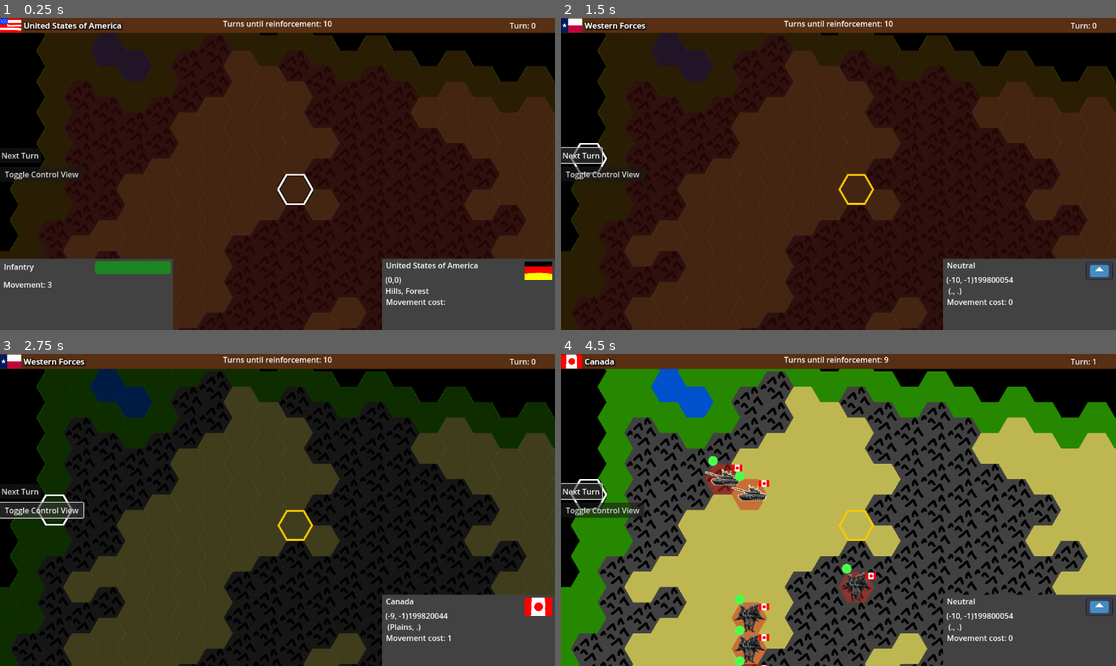
Above: before the commit, frames 1-4 (two rows, left to right).
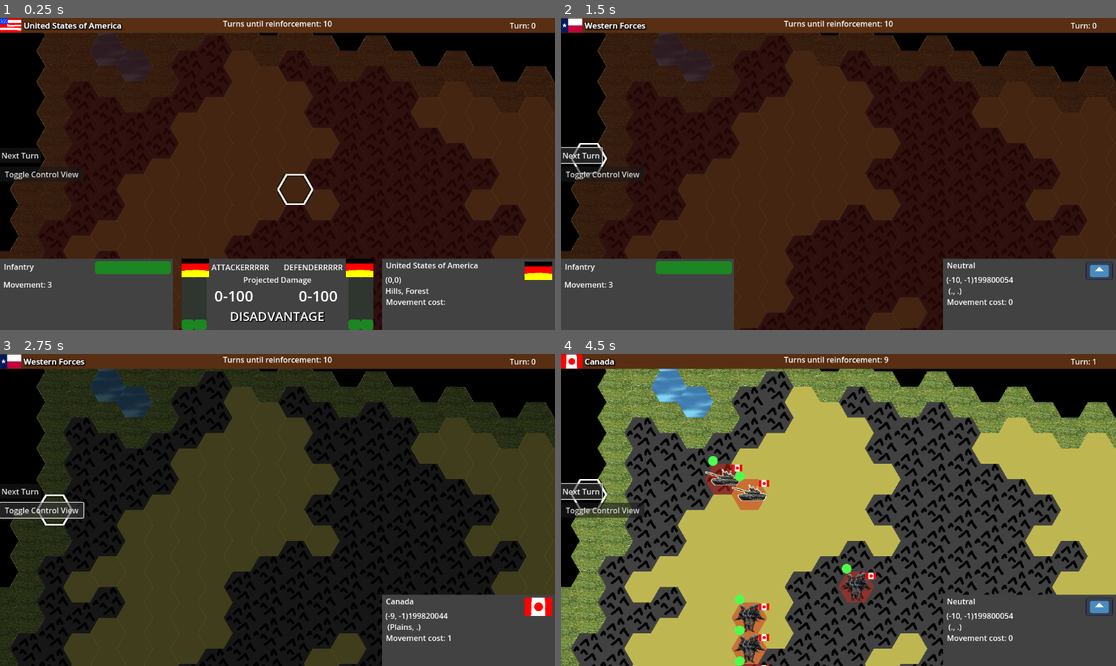
Above: after the commit, the same moments.

Repository: kralinc/cw2100game
Game: Godot game, scene res://root.tscn
Two runs of this game, one before a commit and one after it. Both use one fixed random seed, a clock stepped at 60 frames per second and the inputs below. The engine's default icon, where the game draws it, is replaced by a stand-in: a white triangle on a blue panel in a dark square.
Inputs:
- Up to frame 1 (0.25 s): no input
- Up to frame 2 (1.5 s): click "Next Turn" at 0.5 s; click "Next Turn" at 1.25 s
- Up to frame 3 (2.75 s): click "Toggle Control View" at 2 s
- Up to frame 4 (4.5 s): click "Toggle Control View" at 2.75 s; click "Toggle Control View" at 3.5 s; click "Next Turn" at 4.25 s

The runs differ from the first frame. In frame 1, 8.0% of the frame differs, in the area x 1-100%, y 4-100%; in frame 2, 7.4%; in frame 3, 7.9%; in frame 4, 15%, in the area x 0-100%, y 4-100%.

Commit message:
all kinds of stuff

Diff:
--- /dev/null
+++ b/CombatData.gd
@@ -0,0 +1,10 @@
+extends Resource
+
+class_name CombatData
+
+var attackerCell:CellData
+var defenderCell:CellData
+var attackerMinDamage:float
+var attackerMaxDamage:float
+var defenderMinDamage:float
+var defenderMaxDamage:float
--- a/CombatHelper.gd
+++ b/CombatHelper.gd
@@ -2,38 +2,42 @@
 
 class_name CombatHelper
 
-static func calculateCombatProbability(attackerCell:CellData, defenderCell:CellData) -> Dictionary:
-	var result:Dictionary
-	result["attackerMin"] = 1.0
-	result["attackerMax"] = 60.0
-	result["defenderMin"] = 1.0
-	result["defenderMax"] = 75.0
-	return result
+static func getCombatData(attackerCell:CellData, defenderCell:CellData) -> CombatData:
+	var data:CombatData = CombatData.new()
+	data.attackerCell = attackerCell
+	data.defenderCell = defenderCell
+
+	data.attackerMinDamage = 5
+	data.attackerMaxDamage = 60
+	data.defenderMinDamage = 5
+	data.defenderMaxDamage = 70
+
+	if attackerCell.unit.hasAdvantageAgainst(defenderCell.unit):
+		data.defenderMinDamage *= 1.1
+		data.defenderMaxDamage *= 1.1
+	elif defenderCell.unit.hasAdvantageAgainst(attackerCell.unit):
+		data.attackerMinDamage *= 1.1
+		data.attackerMaxDamage *= 1.1
+
+	data.attackerMaxDamage *= (1 + (defenderCell.movementCost - 1 ) / 3) #Terrain advantage for defender
+
+	return data
 
 static func attack(attackerCell:CellData, defenderCell:CellData) -> CombatResult:
 	Global.mapUnits[attackerCell.unit.mapUnitId].doAttackAnimation()
 	Global.mapUnits[defenderCell.unit.mapUnitId].doAttackAnimation()
+	var combatData = getCombatData(attackerCell, defenderCell)
 
-	var probabilities = calculateCombatProbability(attackerCell, defenderCell)
 	var result = CombatResult.new()
 	result.attackerCell = attackerCell
 	result.defenderCell = defenderCell
 	result.attackerUnit = attackerCell.unit
 	result.defenderUnit = defenderCell.unit
-
-	result.attackerDamage = calculateDamage(defenderCell.unit, attackerCell.unit)
-	result.defenderDamage = calculateDamage(attackerCell.unit, defenderCell.unit)
+	result.attackerDamage = randf_range(combatData.attackerMinDamage, combatData.attackerMaxDamage)
+	result.defenderDamage = randf_range(combatData.defenderMinDamage, combatData.defenderMaxDamage)
 	attackerCell.unit.hp -= result.attackerDamage
 	defenderCell.unit.hp -= result.defenderDamage
 
 	result.attackerDead = (attackerCell.unit.hp < 0)
 	result.defenderDead = (defenderCell.unit.hp < 0)
 	return result
-
-static func calculateDamage(a:Unit, b:Unit):
-	var probability = randf_range(5, 50)
-	#Roll with advantage, roll 2 pick the higher one
-	if (a.type.advantageVersus == b.type.name):
-		var probability2 = randf_range(5, 75)
-		return max(probability, probability2)
-	return probability
--- a/HUDController.gd
+++ b/HUDController.gd
@@ -24,18 +24,18 @@
 	$TileInfo/Flag.texture = null if faction == null else faction.flag
 	$TileInfo/MoveCostLabel.text = "Movement cost: %s" % data.movementCost
 
-	if (data.unit != null):
-		setUnitInfo(data.unit)
-	else:
-		$UnitInfo.visible = false
+
+func _on_map_unit_info_data(data: Unit) -> void:
+	setUnitInfo(data)
 
 func setUnitInfo(unit:Unit) -> void:
-	$UnitInfo.visible = true
-	$UnitInfo/UnitTypeLabel.text = unit.type.name
-	$UnitInfo/HealthBar.value = unit.hp
-	var healthPercentage:float = unit.hp / 100.0
-	$UnitInfo/HealthBar.modulate = Color(1 - healthPercentage, healthPercentage, 0)
-	$UnitInfo/MovementLabel.text = "Movement: %s" % unit.movePoints
+	if (unit == null):
+		$UnitInfo.visible = false
+	else:
+		$UnitInfo.visible = true
+		$UnitInfo/UnitTypeLabel.text = unit.type.name
+		setHealthBar($UnitInfo/HealthBar, unit.hp)
+		$UnitInfo/MovementLabel.text = "Movement: %s" % unit.movePoints
 
 func setPlayerInfo() -> void:
 	$TopPanel/NameLabel.text = Global.factions[Global.currentPlayer].fullName
@@ -46,3 +46,39 @@
 
 func _on_map_next_turn() -> void:
 	setPlayerInfo()
+
+
+func _on_map_combat_panel_data(data: CombatData) -> void:
+	if data == null:
+		$CombatPanel.visible = false
+	else:
+		$CombatPanel.visible = true
+		var attackerUnit:Unit = data.attackerCell.unit
+		var defenderUnit:Unit = data.defenderCell.unit
+		var attackerFaction:Faction = Global.factions[attackerUnit.faction]
+		var defenderFaction:Faction = Global.factions[defenderUnit.faction]
+		$CombatPanel/AttackerFlag.texture = attackerFaction.flag
+		$CombatPanel/DefenderFlag.texture = defenderFaction.flag
+		$CombatPanel/AttackerLabel.text = attackerUnit.type.name
+		$CombatPanel/DefenderLabel.text = defenderUnit.type.name
+		setHealthBar($CombatPanel/AttackerHealthBarHigh, attackerUnit.hp - data.attackerMinDamage)
+		setHealthBar($CombatPanel/AttackerHealthBarLow, attackerUnit.hp - data.attackerMaxDamage)
+		$CombatPanel/AttackerDamageLabel.text = "%d - %d" % [data.attackerMinDamage, data.attackerMaxDamage]
+		setHealthBar($CombatPanel/DefenderHealthBarHigh, defenderUnit.hp - data.defenderMinDamage)
+		setHealthBar($CombatPanel/DefenderHealthBarLow, defenderUnit.hp - data.defenderMaxDamage)
+		$CombatPanel/DefenderDamageLabel.text = "%d - %d" % [data.defenderMinDamage, data.defenderMaxDamage]
+
+		$CombatPanel/AdvantageLabel.visible = true
+		if attackerUnit.hasAdvantageAgainst(defenderUnit):
+			$CombatPanel/AdvantageLabel.text = "ADVANTAGE"
+			$CombatPanel/AdvantageLabel.modulate = Color(0,1,0)
+		elif defenderUnit.hasAdvantageAgainst(attackerUnit):
+			$CombatPanel/AdvantageLabel.text = "DISADVANTAGE"
+			$CombatPanel/AdvantageLabel.modulate = Color(1,0,0)
+		else:
+			$CombatPanel/AdvantageLabel.visible = false
+
+func setHealthBar(bar:ProgressBar, value:float):
+	var healthPercentage = value / 100.0
+	bar.modulate = Color(1 - healthPercentage, healthPercentage, 0)
+	bar.value = value
--- a/Map.gd
+++ b/Map.gd
@@ -1,6 +1,8 @@
 extends Node2D
 
 signal hover_data(data:CellData)
+signal combat_panel_data(data:CombatData)
+signal unit_info_data(data:Unit)
 signal next_turn()
 
 var hoveredCell = Vector2i()
@@ -27,19 +29,32 @@
 	if event is InputEventMouseMotion:
 		var global_pos = get_global_mouse_position()
 		var pos_hovered = $Terrain.local_to_map(global_pos)
-		if (Global.mapData.has(pos_hovered)):
-			hover_data.emit(Global.mapData[pos_hovered])
-		else:
-			hover_data.emit(Global.getEmptyCell(pos_hovered))
-		hoveredCell = pos_hovered
+		if hoveredCell != pos_hovered:
+			if (Global.mapData.has(pos_hovered)):
+				hover_data.emit(Global.mapData[pos_hovered])
+				if (Global.mapData[pos_hovered].unit != null and getUnitVisible(pos_hovered)):
+					unit_info_data.emit(Global.mapData[pos_hovered].unit)
+				else:
+					unit_info_data.emit(null)
+				if (selectedUnit != null and cellContainsEnemyUnit(pos_hovered) and getUnitVisible(pos_hovered)):
+					var combatData = CombatHelper.getCombatData(Global.mapData[selectedUnit.position], Global.mapData[pos_hovered])
+					combat_panel_data.emit(combatData)
+				else:
+					combat_panel_data.emit(null)
+			else:
+				hover_data.emit(Global.getEmptyCell(pos_hovered))
+				combat_panel_data.emit(null)
+			hoveredCell = pos_hovered
 
 func doHighlight():
 	$Highlight.clear()
 	if (clickedCell != null):
 		doClickedHighlight(clickedCell)
 	highlightMoveRange()
+	if (selectedUnit != null or (selectedUnit == null and cellContainsFriendlyUnit(hoveredCell))):
+		var unit = selectedUnit if selectedUnit != null else Global.mapData[hoveredCell].unit
+		doPathHighlight(unit)
 	if (selectedUnit != null):
-		doPathHighlight()
 		doHoverPathHighlight()
 	$Highlight.set_cell(hoveredCell, 0, Vector2(0,0))
 
@@ -48,8 +63,8 @@
 	$Highlight.set_cell(pos_clicked, 0, Vector2i(0,0), 1)
 	clickedCell = pos_clicked
 
-func doPathHighlight():
-	for cell in selectedUnit.movePath:
+func doPathHighlight(unit:Unit):
+	for cell in unit.movePath:
 		$Highlight.set_cell(cell, 0, Vector2i(0,0), 3)
 
 func doHoverPathHighlight():
@@ -230,10 +245,10 @@
 	return Global.terrain["NONE"] if tileData == null else Global.terrain[tileData.get_custom_data("name")]
 
 func cellContainsEnemyUnit(pos):
-	return Global.mapData.has(pos) and Global.mapData[pos].unit != null and selectedUnit != null and Global.mapData[pos].unit.faction != selectedUnit.faction
+	return Global.mapData.has(pos) and Global.mapData[pos].unit != null and Global.mapData[pos].unit.faction != Global.currentPlayer
 
 func cellContainsFriendlyUnit(pos):
-	return Global.mapData.has(pos) and Global.mapData[pos].unit != null and selectedUnit != null and Global.mapData[pos].unit.faction == selectedUnit.faction
+	return Global.mapData.has(pos) and Global.mapData[pos].unit != null and Global.mapData[pos].unit.faction == Global.currentPlayer
 
 func clearHighlights():
 	clickedCell = null
@@ -270,6 +285,9 @@
 	var cellData = Global.mapData[cell]
 	Global.mapUnits[cellData.unit.mapUnitId].visible = visible
 	Global.hgh.setCellOccupied(cell, visible)
+
+func getUnitVisible(cell:Vector2i):
+	return Global.mapData.has(cell) and Global.mapData[cell].unit != null and $FOW.get_cell_tile_data(cell) == null
 
 func nextTurnUnitSetup(player:int):
 	for id in Global.mapUnits:
@@ -295,6 +313,7 @@
 
 	nextTurnFogOfWar(Global.currentPlayer)
 	nextTurnUnitSetup(Global.currentPlayer)
+	clearHighlights()
 
 	next_turn.emit()
 
--- a/Unit.gd
+++ b/Unit.gd
@@ -12,3 +12,6 @@
 #delete these
 #var defaultMovePoints:int
 #var name:String
+
+func hasAdvantageAgainst(other:Unit):
+	return type.advantageVersus == other.type.name
--- a/root.tscn
+++ b/root.tscn
@@ -9,6 +9,9 @@
 [ext_resource type="Texture2D" uid="uid://ca2eygog0jy3n" path="res://assets/otherflagtest.png" id="4_wtva4"]
 [ext_resource type="Texture2D" uid="uid://bknh2u8xwctne" path="res://assets/hex_white.png" id="5_k048e"]
 [ext_resource type="Texture2D" uid="uid://bn1y5f27it6u8" path="res://assets/soldier.png" id="7_602uu"]
+[ext_resource type="Shader" path="res://tile.gdshader" id="7_mgtbv"]
+[ext_resource type="Texture2D" uid="uid://c5m1sy60jusm7" path="res://assets/grass2.png" id="8_bhfvc"]
+[ext_resource type="Texture2D" uid="uid://8j7pyfgrf322" path="res://assets/water_128px.png" id="9_2h1s5"]
 [ext_resource type="PackedScene" uid="uid://6m37eo4vu10a" path="res://unit.tscn" id="9_7ffpw"]
 [ext_resource type="Shader" path="res://hex_outline.gdshader" id="9_tmbs5"]
 [ext_resource type="Texture2D" uid="uid://54pivf6vx4mw" path="res://assets/tank.png" id="10_gobwl"]
@@ -26,6 +29,23 @@
 shadow_size = 10
 shadow_color = Color(0, 0, 0, 0.560784)
 
+[sub_resource type="LabelSettings" id="LabelSettings_mb5gn"]
+font_size = 31
+shadow_size = 0
+
+[sub_resource type="LabelSettings" id="LabelSettings_uvybh"]
+font_size = 26
+shadow_size = 4
+shadow_color = Color(0, 0, 0, 1)
+
+[sub_resource type="ShaderMaterial" id="ShaderMaterial_c8gda"]
+shader = ExtResource("7_mgtbv")
+shader_parameter/overlay_texture = ExtResource("8_bhfvc")
+
+[sub_resource type="ShaderMaterial" id="ShaderMaterial_lvj5i"]
+shader = ExtResource("7_mgtbv")
+shader_parameter/overlay_texture = ExtResource("9_2h1s5")
+
 [sub_resource type="TileSetAtlasSource" id="TileSetAtlasSource_dg4gh"]
 texture = ExtResource("1_n0h2r")
 texture_region_size = Vector2i(74, 64)
@@ -35,12 +55,14 @@
 1:0/0 = 0
 1:0/1 = 1
 1:0/1/modulate = Color(0.150002, 0.532873, 0, 1)
+1:0/1/material = SubResource("ShaderMaterial_c8gda")
 1:0/1/custom_data_0 = "plains"
 1:0/2 = 2
 1:0/2/modulate = Color(0.744421, 0.717757, 0.319215, 1)
 1:0/2/custom_data_0 = "desert"
 1:0/3 = 3
 1:0/3/modulate = Color(0, 0.317647, 0.803922, 1)
+1:0/3/material = SubResource("ShaderMaterial_lvj5i")
 1:0/3/custom_data_0 = "water"
 2:0/next_alternative_id = 2
 2:0/0 = 0
@@ -384,6 +406,138 @@
 size_flags_horizontal = 0
 text = "Next Turn"
 
+[node name="CombatPanel" type="ColorRect" parent="HUD"]
+anchors_preset = 7
+anchor_left = 0.5
+anchor_top = 1.0
+anchor_right = 0.5
+anchor_bottom = 1.0
+offset_left = -199.0
+offset_top = -148.0
+offset_right = 199.0
+grow_horizontal = 2
+grow_vertical = 0
+color = Color(0.258824, 0.258824, 0.258824, 1)
+metadata/_edit_lock_ = true
+
+[node name="AttackerLabel" type="Label" parent="HUD/CombatPanel"]
+layout_mode = 0
+offset_left = 62.0
+offset_top = 6.0
+offset_right = 182.0
+offset_bottom = 29.0
+text = "ATTACKERRRRR"
+
+[node name="DefenderFlag" type="TextureRect" parent="HUD/CombatPanel"]
+offset_left = 341.0
+offset_right = 398.0
+offset_bottom = 38.0
+texture = ExtResource("4_wtva4")
+expand_mode = 3
+
+[node name="AttackerFlag" type="TextureRect" parent="HUD/CombatPanel"]
+offset_right = 57.0
+offset_bottom = 38.0
+texture = ExtResource("4_wtva4")
+expand_mode = 3
+
+[node name="DefenderLabel" type="Label" parent="HUD/CombatPanel"]
+offset_left = 212.0
+offset_top = 6.0
+offset_right = 335.0
+offset_bottom = 29.0
+text = "DEFENDERRRRR"
+horizontal_alignment = 2
+
+[node name="AttackerHealthBarHigh" type="ProgressBar" parent="HUD/CombatPanel"]
+modulate = Color(0, 1, 0.0588235, 1)
+offset_top = 38.0
+offset_right = 26.0
+offset_bottom = 148.0
+step = 0.1
+value = 17.4
+fill_mode = 3
+show_percentage = false
+
+[node name="AttackerHealthBarLow" type="ProgressBar" parent="HUD/CombatPanel"]
+modulate = Color(0, 1, 0.0588235, 1)
+offset_left = 26.0
+offset_top = 38.0
+offset_right = 52.0
+offset_bottom = 148.0
+step = 0.1
+value = 17.4
+fill_mode = 3
+show_percentage = false
+
+[node name="AttackerDamageLabel" type="Label" parent="HUD/CombatPanel"]
+layout_mode = 0
+offset_left = 68.0
+offset_top = 55.0
+offset_right = 148.0
+offset_bottom = 99.0
+text = "0-100"
+label_settings = SubResource("LabelSettings_mb5gn")
+
+[node name="DefenderHealthBarHigh" type="ProgressBar" parent="HUD/CombatPanel"]
+modulate = Color(0, 1, 0.0588235, 1)
+offset_left = 372.0
+offset_top = 38.0
+offset_right = 398.0
+offset_bottom = 148.0
+step = 0.1
+value = 17.4
+fill_mode = 3
+show_percentage = false
+
+[node name="DefenderHealthBarLow" type="ProgressBar" parent="HUD/CombatPanel"]
+modulate = Color(0, 1, 0.0588235, 1)
+offset_left = 346.0
+offset_top = 38.0
+offset_right = 372.0
+offset_bottom = 148.0
+step = 0.1
+value = 17.4
+fill_mode = 3
+show_percentage = false
+
+[node name="DefenderDamageLabel" type="Label" parent="HUD/CombatPanel"]
+offset_left = 243.0
+offset_top = 55.0
+offset_right = 324.0
+offset_bottom = 99.0
+text = "0-100"
+label_settings = SubResource("LabelSettings_mb5gn")
+
+[node name="AdvantageLabel" type="Label" parent="HUD/CombatPanel"]
+layout_mode = 1
+anchors_preset = 7
+anchor_left = 0.5
+anchor_top = 1.0
+anchor_right = 0.5
+anchor_bottom = 1.0
+offset_left = -99.0
+offset_top = -47.0
+offset_right = 98.0
+offset_bottom = -11.0
+grow_horizontal = 2
+grow_vertical = 0
+text = "DISADVANTAGE"
+label_settings = SubResource("LabelSettings_uvybh")
+horizontal_alignment = 1
+
+[node name="Label" type="Label" parent="HUD/CombatPanel"]
+layout_mode = 1
+anchors_preset = 5
+anchor_left = 0.5
+anchor_right = 0.5
+offset_left = -71.0
+offset_top = 32.0
+offset_right = 71.0
+offset_bottom = 55.0
+grow_horizontal = 2
+text = "Projected Damage"
+
 [node name="Map" type="Node2D" parent="."]
 script = ExtResource("2_qdjwj")
 unitScene = ExtResource("9_7ffpw")
@@ -425,6 +579,8 @@
 
 [connection signal="pressed" from="HUD/Button" to="Map" method="_on_button_pressed"]
 [connection signal="pressed" from="HUD/Button2" to="Map" method="_on_button_2_pressed"]
+[connection signal="combat_panel_data" from="Map" to="HUD" method="_on_map_combat_panel_data"]
 [connection signal="hover_data" from="Map" to="HUD" method="_on_map_hover_data"]
 [connection signal="next_turn" from="Map" to="HUD" method="_on_map_next_turn"]
+[connection signal="unit_info_data" from="Map" to="HUD" method="_on_map_unit_info_data"]
 [connection signal="input_event" from="Map/ClickHandler" to="Map" method="_on_click_handler_input_event"]
--- /dev/null
+++ b/tile.gdshader
@@ -0,0 +1,13 @@
+shader_type canvas_item;
+
+uniform sampler2D overlay_texture: repeat_enable, filter_nearest;
+//uniform float falloff_distance = 0.7;
+
+void fragment() {
+    //float distance_from_center = length(UV - vec2(0.5));
+   // float falloff = smoothstep(1.0, 1.0 - falloff_distance, distance_from_center);
+
+    vec4 pixel_color = texture(overlay_texture, UV);
+    //COLOR = vec4(pixel_color.rgb, pixel_color.a * falloff);
+	COLOR.rgb = pixel_color.rgb;
+}
Binary file added: assets/grass2.png
Not shown, added: assets/grass2.png.import
Binary file added: assets/water_128px.png
Not shown, added: assets/water_128px.png.import
Not shown: 1 places in root.tscn that only renumber resources
